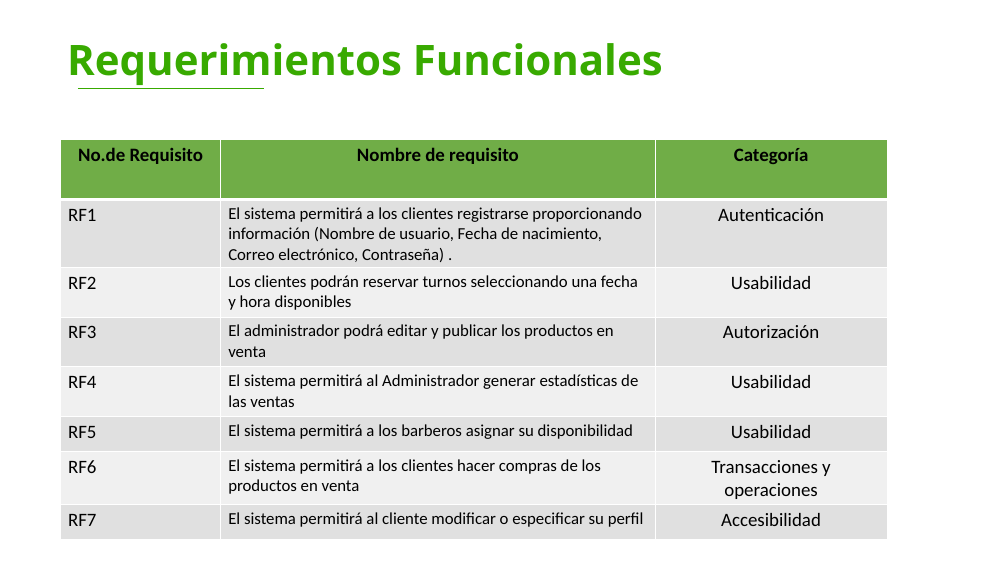
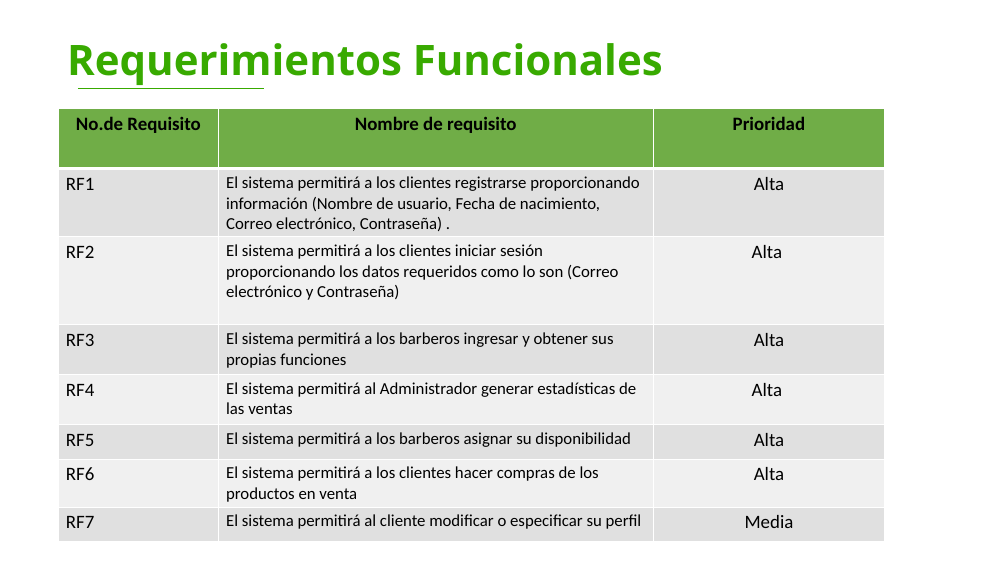
Before and after one commit to luiscarlosmedina/Master-Barber, a slide deck: slide 20 of Entregables Proyecto B.pptx. Drawn at 1008x567 pixels with LibreOffice and Linux fonts; fonts in the diff are those of the drawing; background and template pictures are left out. Boxes give left, top, right and bottom in pixels: in the first picture for what was removed or moved away, otherwise in the second. Text is boxed around its words. In the diff, an @@ line names an element or a change of style, - is before the commit and + after.

```diff
--- a/Entregables Proyecto B.pptx
+++ b/Entregables Proyecto B.pptx
@@ table at (58, 109, 885, 542) @@
-row 1, column 3: Categoría
+row 1, column 3: Prioridad
-row 2, column 3: Autenticación
+row 2, column 3: Alta
-row 3, column 2: Los clientes podrán reservar turnos seleccionando una fecha y hora disponibles
+row 3, column 2: El sistema permitirá a los clientes iniciar sesión proporcionando los datos requeridos como lo son (Correo electrónico y Contraseña)
-row 3, column 3: Usabilidad
+row 3, column 3: Alta
-row 4, column 2: El administrador podrá editar y publicar los productos en venta
+row 4, column 2: El sistema permitirá a los barberos ingresar y obtener sus propias funciones
-row 4, column 3: Autorización
+row 4, column 3: Alta
-row 5, column 3: Usabilidad
+row 5, column 3: Alta
-row 6, column 3: Usabilidad
+row 6, column 3: Alta
-row 7, column 3: Transacciones y operaciones
+row 7, column 3: Alta
-row 8, column 3: Accesibilidad
+row 8, column 3: Media
@@ table: place and size @@
-table at (60, 139, 888, 539)
+table at (58, 109, 885, 542)
```
Also in this commit, not shown: 1 other file.
